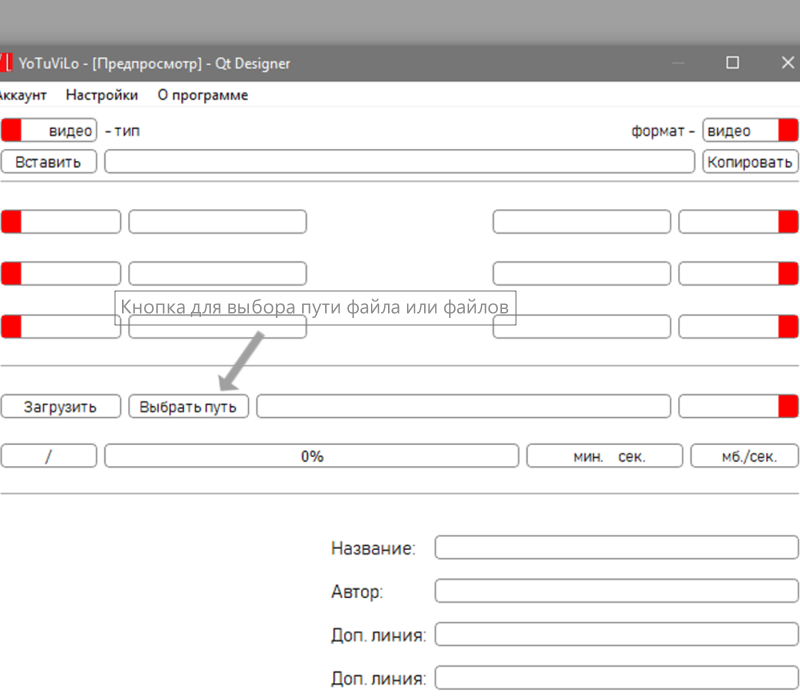
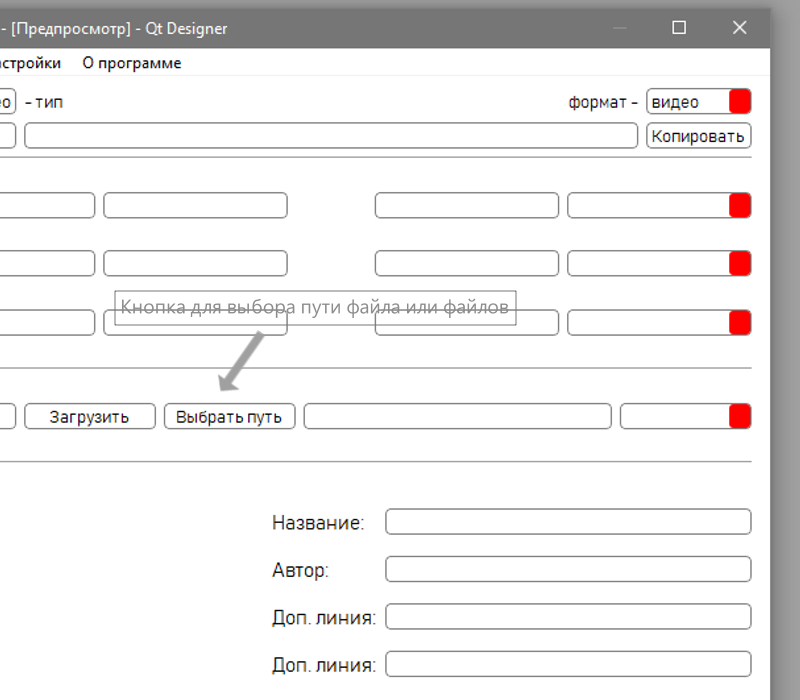
Comparing the layer stacks of the two 800px x 700px images. Changes:
added layer "Обычный слой 1 (вставлено)" above "Фон" over <box>0,0,800,700</box>
painted on "Фон" (1st of 2) over <box>0,0,800,700</box>
